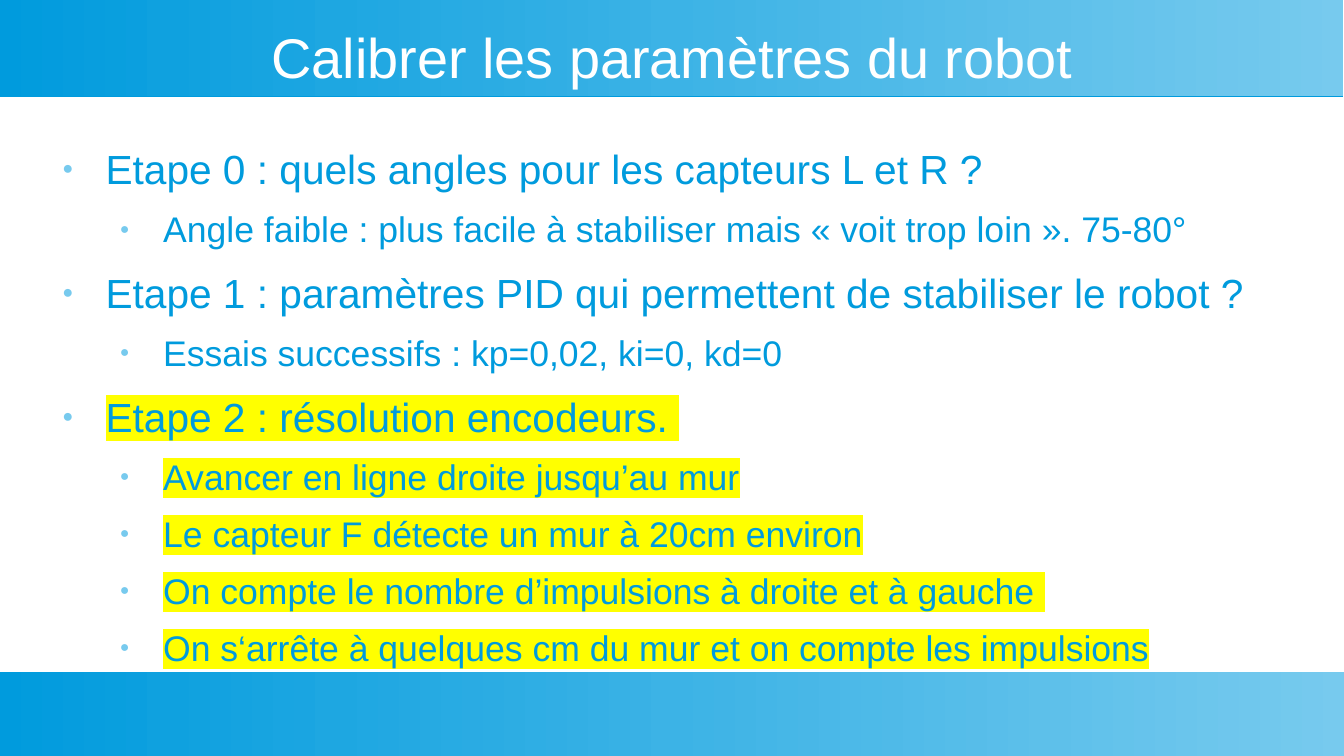
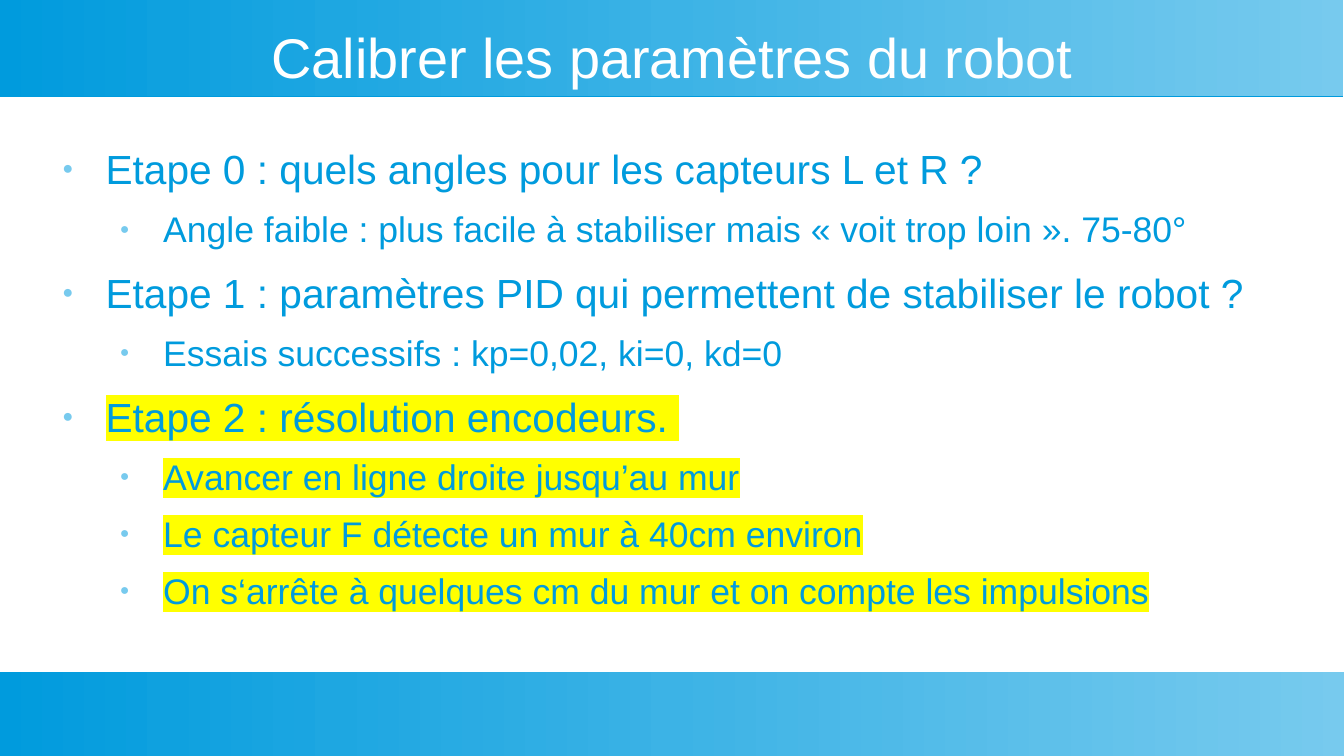
Before and after one commit to LaFabrickMassy/Projet-Fablab, a slide deck: slide 10 of Robotique/Micromouse/Micromouse.odp (slide 9 before the commit). Drawn at 1344x756 pixels with LibreOffice and Linux fonts; fonts in the diff are those of the drawing. Boxes give left, top, right and bottom in pixels: in the first picture for what was removed or moved away, otherwise in the second. Text is boxed around its words. In the diff, an @@ line names an element or a change of style, - is before the commit and + after.

```diff
--- a/Robotique/Micromouse/Micromouse.odp
+++ b/Robotique/Micromouse/Micromouse.odp
@@ text at <box>163,520,863,554</box>: text changed @@
-  ● Le capteur F détecte un mur à 20cm environ
-  ● On compte le nombre d’impulsions à droite et à gauche
+  ● Le capteur F détecte un mur à 40cm environ
```
Also in this commit, not shown: 1 other slide changed, 2 slides added.
